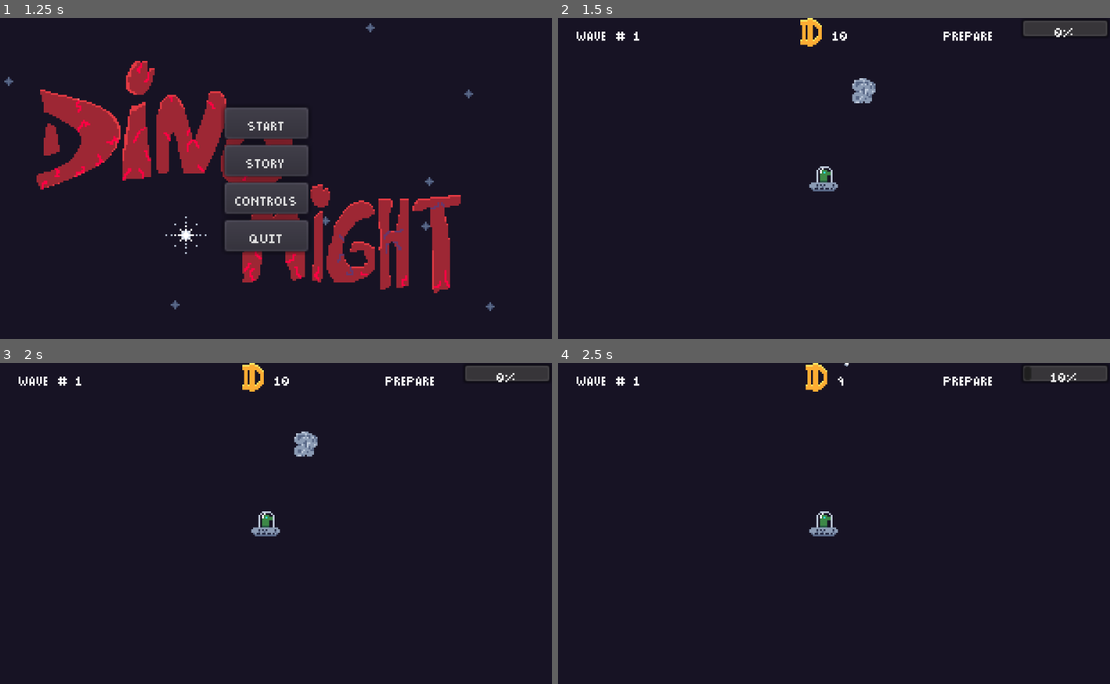
Above: before the commit, frames 1-4 (two rows, left to right).
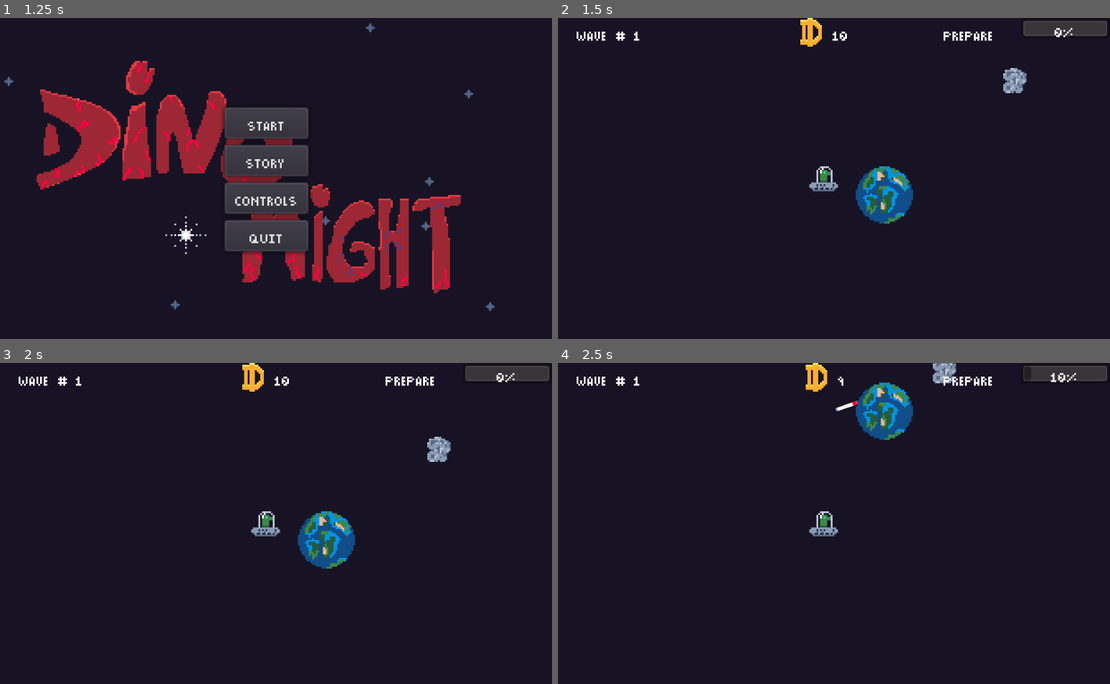
Above: after the commit, the same moments.

Repository: SylvainSoKette/ld50
Game: Godot game, scene res://scenes/IntroCutscene.tscn
Same seed, same stepped clock (60 frames per second), same inputs: the game is played once before the commit and once after it.
Inputs:
- Up to frame 1 (1.25 s): tap Enter (ui_accept) at 0.5, 0.77 s; hold F (move_right) from 0.53 s (still down); tap Space (fire) at 0.6 s
- Up to frame 2 (1.5 s): release F (move_right) at 1.25 s; click "Start" at 1.25 s
- Up to frame 3 (2 s): no input
- Up to frame 4 (2.5 s): hold D (move_down) from 2.03 s (still down); tap Space (fire) at 2.1 s; tap Enter (ui_accept) at 2.27 s

Frame 1 is identical in both runs. In frame 2, 2.0% of the frame differs, in the area x 53-85%, y 15-65%; in frame 3, 2.0%, in the area x 53-82%, y 21-65%; in frame 4, 1.7%.

Commit message:
adding planets to map

Diff:
--- a/entities/Asteroid.tscn
+++ b/entities/Asteroid.tscn
@@ -7,7 +7,6 @@
 radius = 8.0
 
 [node name="Asteroid" type="RigidBody2D"]
-position = Vector2( 390, -94 )
 mode = 2
 gravity_scale = 0.0
 linear_velocity = Vector2( 0, 10 )
--- a/entities/GravityWell.tscn
+++ b/entities/GravityWell.tscn
@@ -3,7 +3,7 @@
 [ext_resource path="res://entities/GravityWell.gd" type="Script" id=1]
 
 [sub_resource type="CircleShape2D" id=7]
-radius = 256.0
+radius = 0.01
 
 [node name="GravityWell" type="Area2D"]
 script = ExtResource( 1 )
--- a/entities/Missile.tscn
+++ b/entities/Missile.tscn
@@ -18,9 +18,8 @@
 
 [node name="Sprite" type="Sprite" parent="."]
 texture = ExtResource( 2 )
-hframes = 32
-vframes = 32
-frame = 66
+region_enabled = true
+region_rect = Rect2( 64, 160, 16, 16 )
 
 [node name="CollisionShape2D" type="CollisionShape2D" parent="."]
 rotation = 1.5708
--- a/entities/Planet.gd
+++ b/entities/Planet.gd
@@ -1,3 +1,25 @@
+tool
 extends StaticBody2D
 
 class_name Planet
+
+export (int) var pixel_size
+export (int) var mass
+export (int) var well_radius
+export (bool) var has_indicator = true
+
+onready var collision_shape = $CollisionShape2D
+onready var gravity_well = $GravityWell
+onready var player_detector = $PlayerDetector
+
+func _ready():
+	collision_shape.shape.radius = pixel_size / 2
+
+	if mass:
+		gravity_well.mass = mass
+	if well_radius:
+		gravity_well.well_radius = well_radius
+
+	if !has_indicator:
+		player_detector.hide()
+		player_detector.set_process(false)
--- a/entities/Planet.tscn
+++ b/entities/Planet.tscn
@@ -9,7 +9,6 @@
 radius = 16.0
 
 [node name="Planet" type="StaticBody2D"]
-position = Vector2( 64, 64 )
 script = ExtResource( 3 )
 
 [node name="GravityWell" parent="." instance=ExtResource( 1 )]
--- a/scenes/MainGame.tscn
+++ b/scenes/MainGame.tscn
@@ -104,18 +104,58 @@
 
 [node name="Planets" type="Node2D" parent="Space"]
 
+[node name="Mercury" parent="Space/Planets" instance=ExtResource( 4 )]
+position = Vector2( -357, -225 )
+pixel_size = 16
+mass = 128
+well_radius = 128
+
+[node name="GravityWell" parent="Space/Planets/Mercury" index="0"]
+mass = 128
+well_radius = 128
+
+[node name="Sprite" parent="Space/Planets/Mercury" index="1"]
+region_rect = Rect2( 0, 16, 16, 16 )
+
+[node name="Venus" parent="Space/Planets" instance=ExtResource( 4 )]
+position = Vector2( -365, 123 )
+pixel_size = 32
+mass = 1000
+well_radius = 256
+has_indicator = false
+
+[node name="Sprite" parent="Space/Planets/Venus" index="1"]
+region_rect = Rect2( 32, 32, 32, 32 )
+
+[node name="Indicator" parent="Space/Planets/Venus/PlayerDetector" index="0"]
+region_rect = Rect2( 80, 144, 16, 16 )
+
 [node name="Earth" parent="Space/Planets" instance=ExtResource( 4 )]
+pixel_size = 32
+mass = 1000
+well_radius = 256
+
+[node name="Indicator" parent="Space/Planets/Earth/PlayerDetector" index="0"]
+region_rect = Rect2( 96, 144, 16, 16 )
 
 [node name="Asteroids" type="Node2D" parent="Space"]
 
 [node name="Asteroid" parent="Space/Asteroids" instance=ExtResource( 5 )]
+position = Vector2( 74, -65 )
 
 [node name="Turrets" type="Node2D" parent="Space"]
 
 [node name="Projectiles" type="Node2D" parent="Space"]
 
 [node name="Player" parent="Space" instance=ExtResource( 2 )]
-position = Vector2( 367, -44 )
+position = Vector2( -34, -9 )
 
 [connection signal="timeout" from="GameClock" to="." method="_on_GameClock_timeout"]
 [connection signal="fire_ze_missile" from="Space/Player" to="." method="_on_Player_fire_ze_missile"]
+
+[editable path="Space/Planets/Mercury"]
+[editable path="Space/Planets/Mercury/PlayerDetector"]
+[editable path="Space/Planets/Venus"]
+[editable path="Space/Planets/Venus/PlayerDetector"]
+[editable path="Space/Planets/Earth"]
+[editable path="Space/Planets/Earth/PlayerDetector"]
Binary file changed: assets/sprites/spirtesheet.png
Binary file changed: raws/spirtesheet.aseprite
